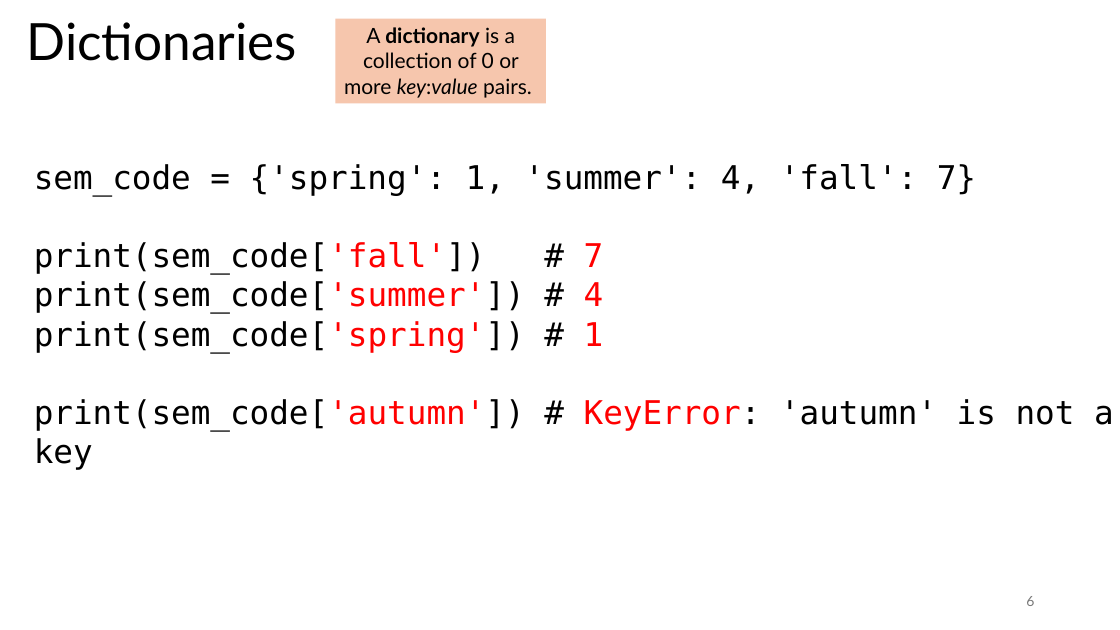
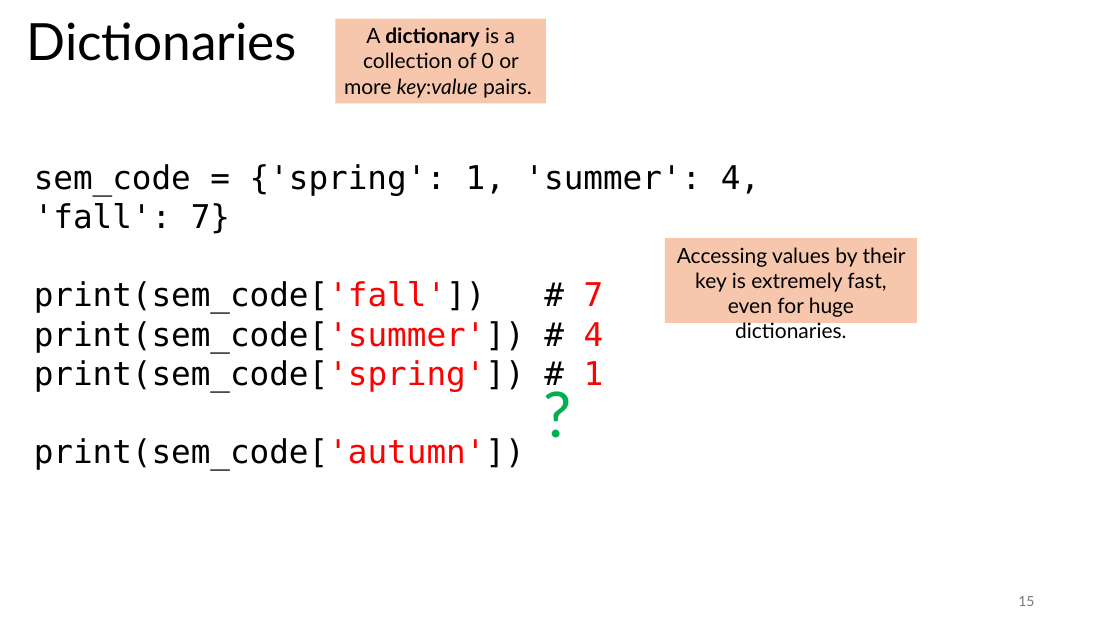
Before and after one commit to tjd1234/cmpt120fall2024, a slide deck: slide 15 of lecture_notes/chapter10/chapter10.pptx (slide 6 before the commit). Drawn at 1120x630 pixels with LibreOffice and Linux fonts; fonts in the diff are those of the drawing. Boxes give left, top, right and bottom in pixels: in the first picture for what was removed or moved away, otherwise in the second. Text is boxed around its words. In the diff, an @@ line names an element or a change of style, - is before the commit and + after.

```diff
--- a/lecture_notes/chapter10/chapter10.pptx
+++ b/lecture_notes/chapter10/chapter10.pptx
@@ rectangle added at (x1=665, y1=238, x2=918, y2=323), fill #F6C6AD, 18 pt, text #000000 @@
+Accessing values by their key is extremely fast, even for huge dictionaries.
@@ text added at (x1=536, y1=371, x2=585, y2=455), 54 pt, text #00B050 @@
+?
@@ text at (x1=34, y1=438, x2=525, y2=470): text changed @@
-print(sem_code['autumn']) # KeyError: 'autumn' is not a key
+print(sem_code['autumn'])
@@ page number at (x1=1018, y1=596, x2=1034, y2=606): text changed @@
-6
+15
```
Also in this commit, not shown: 7 other slides changed, 10 slides added, 3 other files.
